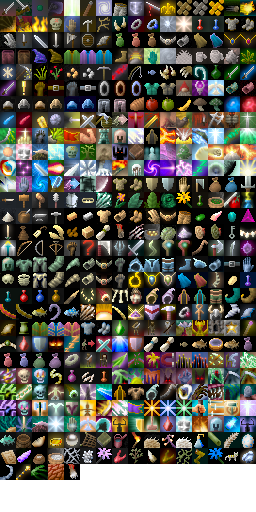
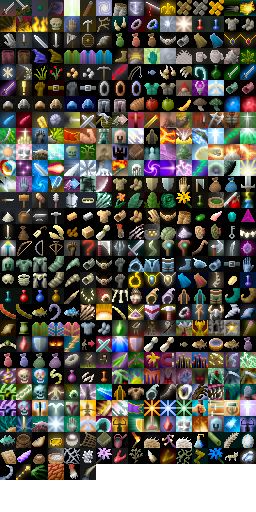
Layers edited between the first and the second w=256, h=512 image:
painted on "Background" over [82, 465, 96, 480]
painted on "shade" over [80, 464, 96, 480]
